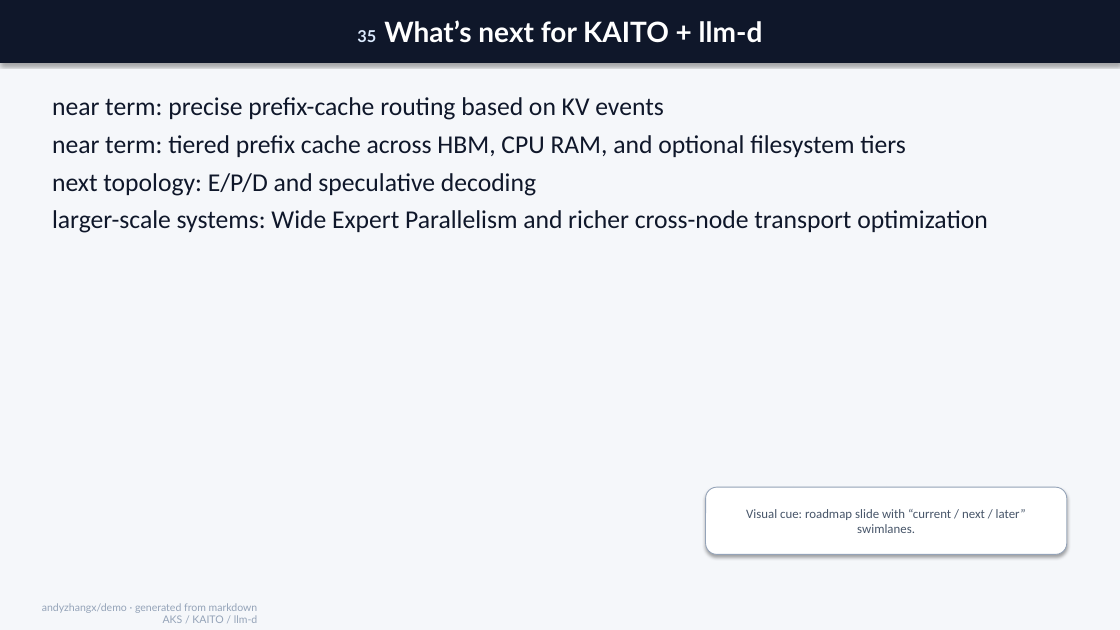
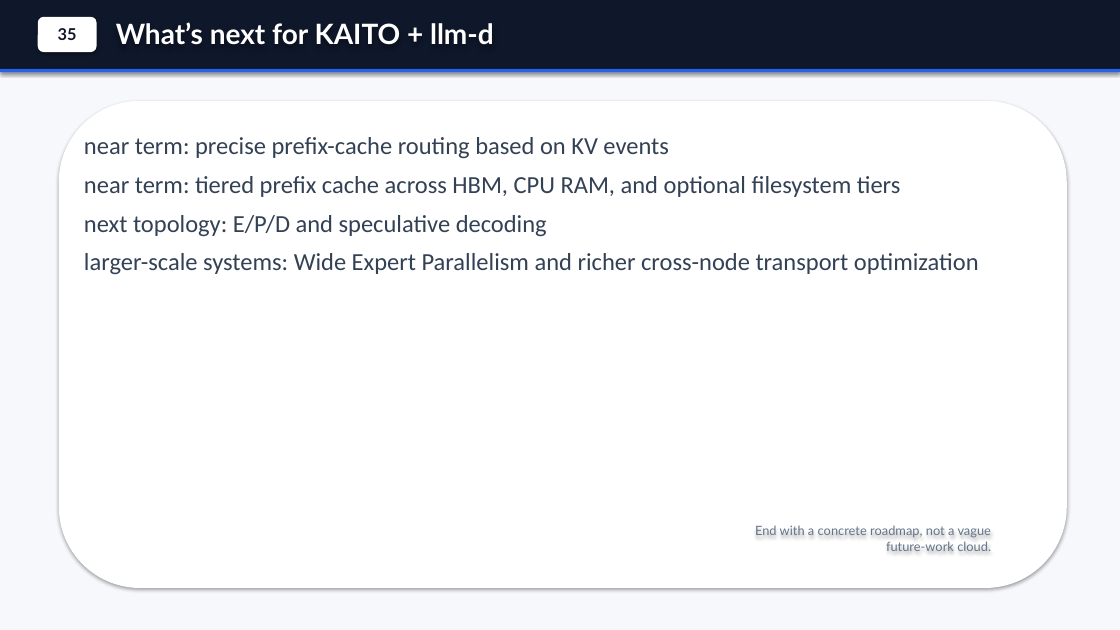
Before and after one commit to andyzhangx/demo, a slide deck: slide 36 of llm/kubecon-na-2026-pd-disaggregation.pptx. Drawn at 1120x630 pixels with LibreOffice and Linux fonts; fonts in the diff are those of the drawing. Boxes give left, top, right and bottom in pixels: in the first picture for what was removed or moved away, otherwise in the second. Text is boxed around its words. In the diff, an @@ line names an element or a change of style, - is before the commit and + after.

Commit message:
polish generated PD deck visuals

```diff
--- a/llm/kubecon-na-2026-pd-disaggregation.pptx
+++ b/llm/kubecon-na-2026-pd-disaggregation.pptx
@@ background #F5F7FA to #F6F8FC @@
@@ rectangle added at (x1=0, y1=0, x2=1120, y2=71), fill #0F172A @@
@@ rounded rectangle added at (x1=38, y1=17, x2=97, y2=52), fill #FFFFFF, 14 pt, text #0F172A, bold @@
+35
@@ text "What’s next for KAITO + ..." moved from (x1=0, y1=0, x2=1120, y2=63) to (x1=116, y1=22, x2=494, y2=45) @@
@@ text "What’s next for KAITO + ..." at (x1=116, y1=22, x2=494, y2=45): fill #0F172A to none; shadow off @@
@@ text at (x1=116, y1=22, x2=494, y2=45): text changed @@
-35 What’s next for KAITO + llm-d
+What’s next for KAITO + llm-d
@@ rectangle added at (x1=0, y1=69, x2=1120, y2=72), fill #2563EB @@
@@ rounded rectangle added at (x1=59, y1=101, x2=1067, y2=588), fill #FFFFFF @@
@@ text "near term: precise prefix-cache routing ..." moved from (x1=52, y1=97, x2=987, y2=233) to (x1=84, y1=137, x2=979, y2=274) @@
@@ text "near term: precise prefix-cache routing ..." at (x1=84, y1=137, x2=979, y2=274): size 22 to 21 pt, text colour #0F172A to #334155; more space between paragraphs @@
@@ rounded rectangle removed at (x1=706, y1=487, x2=1067, y2=555) @@
-Visual cue: roadmap slide with “current / next / later” swimlanes.
@@ text added at (x1=755, y1=526, x2=991, y2=551), 11 pt, text #64748B @@
+End with a concrete roadmap, not a vague future-work cloud.
@@ text removed at (x1=42, y1=603, x2=258, y2=623) @@
-andyzhangx/demo · generated from markdown
-AKS / KAITO / llm-d
```
Also in this commit, not shown: 34 other slides changed, 1 slide added, 1 slide removed, 1 other file.
